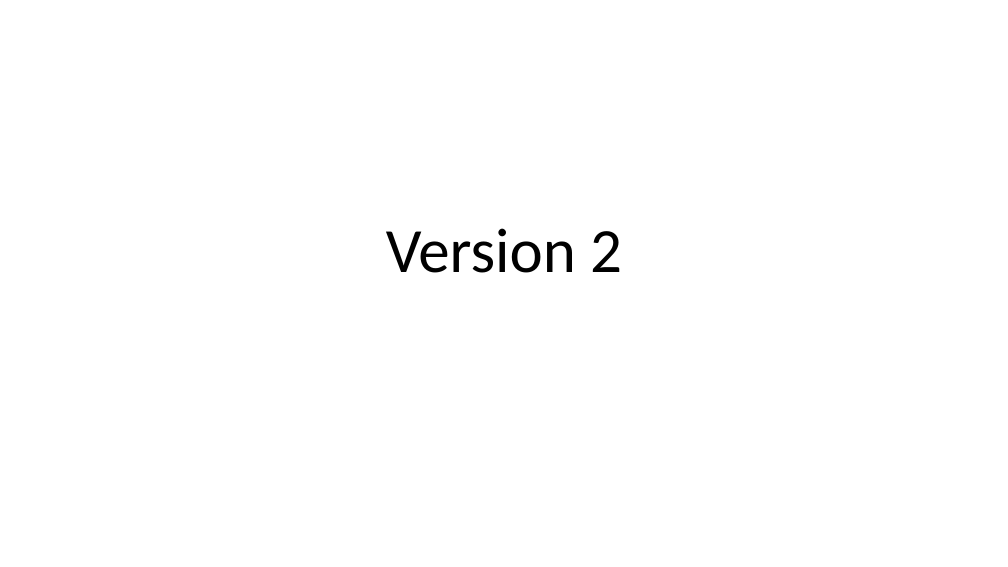
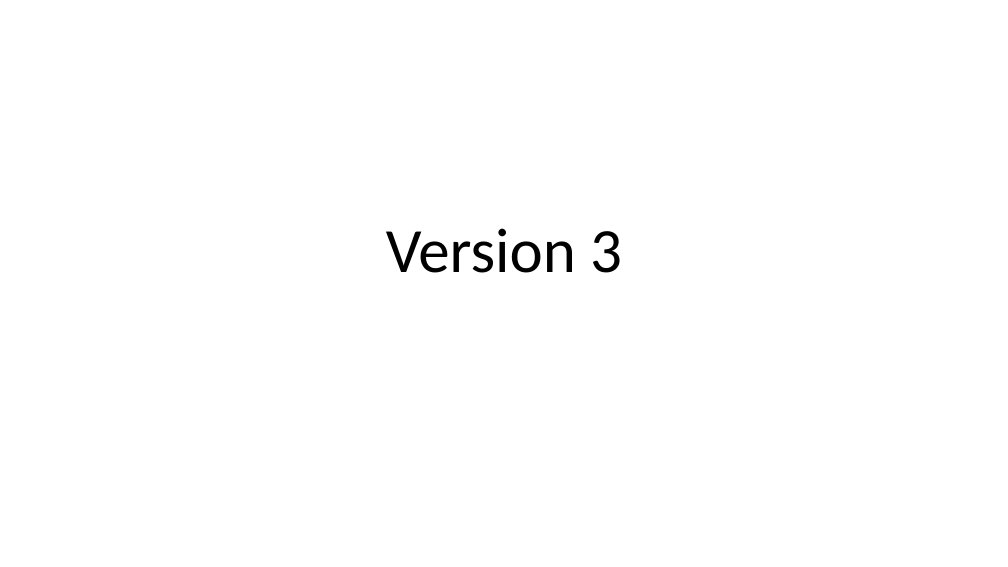
Before and after one commit to Brindley/brindley, a slide deck: slide 1 of PowerPoint/PPTTest.pptx. Drawn at 1008x567 pixels with LibreOffice and Linux fonts; fonts in the diff are those of the drawing. Boxes give left, top, right and bottom in pixels: in the first picture for what was removed or moved away, otherwise in the second. Text is boxed around its words. In the diff, an @@ line names an element or a change of style, - is before the commit and + after.

```diff
--- a/PowerPoint/PPTTest.pptx
+++ b/PowerPoint/PPTTest.pptx
@@ title at [386,228,622,273]: text changed @@
-Version 2
+Version 3
```
